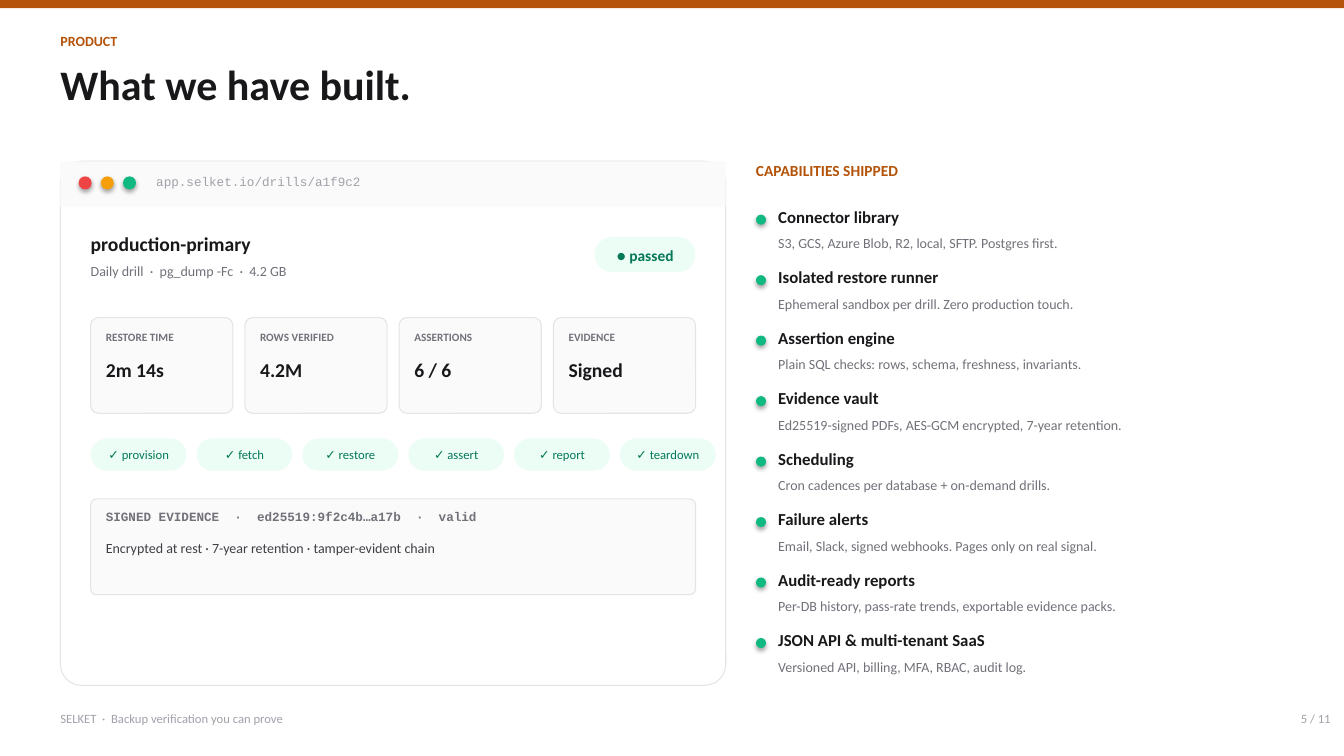
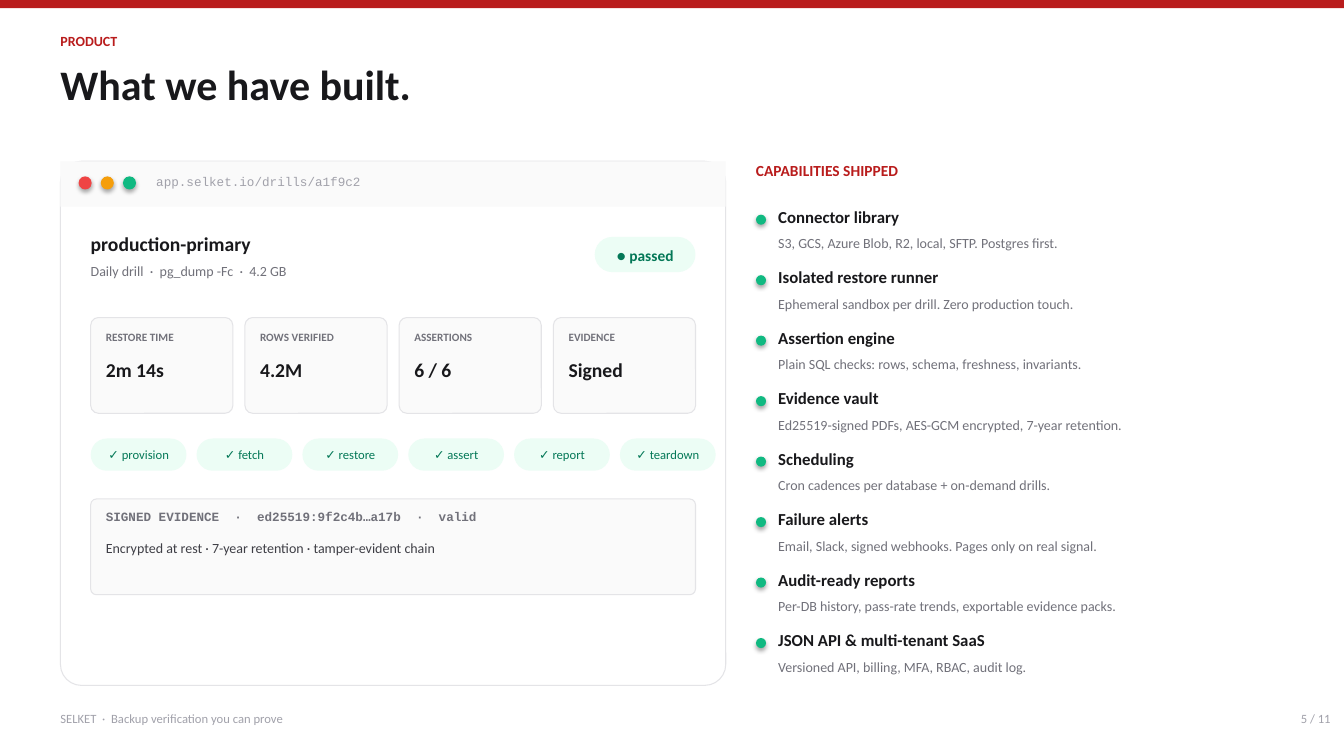
Before and after one commit to PreShotCome/Dokas, a slide deck: slide 5 of docs/presentations/Selket_Investor_Deck.pptx. Drawn at 1344x756 pixels with LibreOffice and Linux fonts; fonts in the diff are those of the drawing. Boxes give left, top, right and bottom in pixels: in the first picture for what was removed or moved away, otherwise in the second. Text is boxed around its words. In the diff, an @@ line names an element or a change of style, - is before the commit and + after.

```diff
--- a/docs/presentations/Selket_Investor_Deck.pptx
+++ b/docs/presentations/Selket_Investor_Deck.pptx
@@ rectangle at bbox=[0, 0, 1344, 8]: fill #B45309 to #B91C1C @@
@@ text "PRODUCT" at bbox=[60, 37, 117, 46]: text colour #B45309 to #B91C1C @@
@@ text "CAPABILITIES SHIPPED" at bbox=[756, 166, 898, 176]: text colour #B45309 to #B91C1C @@
```
Also in this commit, not shown: 10 other slides changed, 10 other files.
